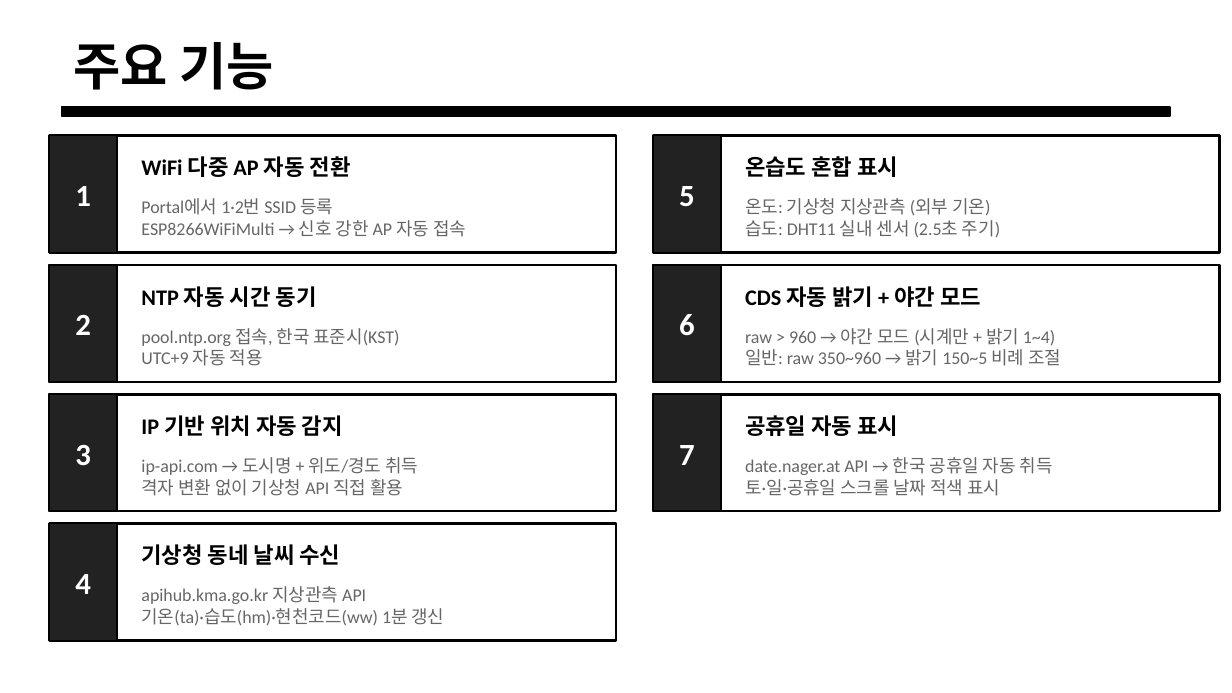
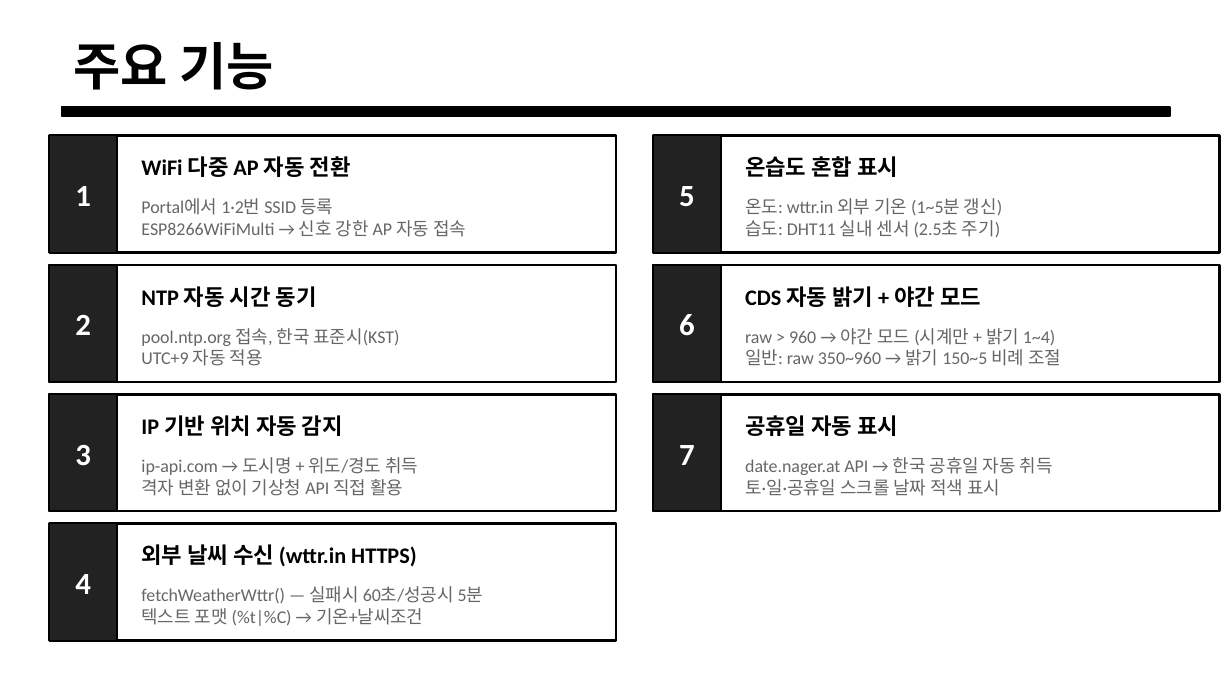
Before and after one commit to dselaser/IoT_WallClock, a slide deck: slide 3 of IoT_WallClock_설명.pptx. Drawn at 1232x693 pixels with LibreOffice and Linux fonts; fonts in the diff are those of the drawing. Boxes give left, top, right and bottom in pixels: in the first picture for what was removed or moved away, otherwise in the second. Text is boxed around its words. In the diff, an @@ line names an element or a change of style, - is before the commit and + after.

```diff
--- a/IoT_WallClock_설명.pptx
+++ b/IoT_WallClock_설명.pptx
@@ text at [745, 198, 1002, 215]: text changed @@
-온도: 기상청 지상관측 (외부 기온)
+온도: wttr.in 외부 기온 (1~5분 갱신)
@@ text at [141, 544, 416, 566]: text changed @@
-기상청 동네 날씨 수신
+외부 날씨 수신 (wttr.in HTTPS)
@@ text at [141, 586, 484, 626]: text changed @@
-apihub.kma.go.kr 지상관측 API
-기온(ta)·습도(hm)·현천코드(ww) 1분 갱신
+fetchWeatherWttr() — 실패시 60초/성공시 5분
+텍스트 포맷 (%t|%C) → 기온+날씨조건
```
Also in this commit, not shown: 4 other slides changed, 1 other file.
